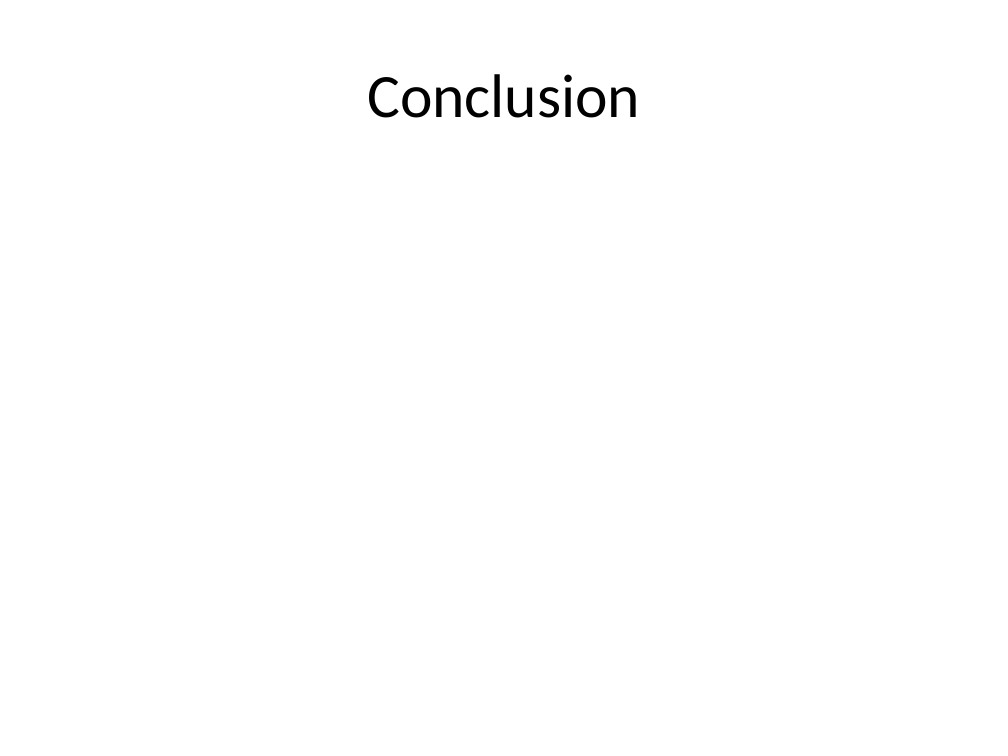
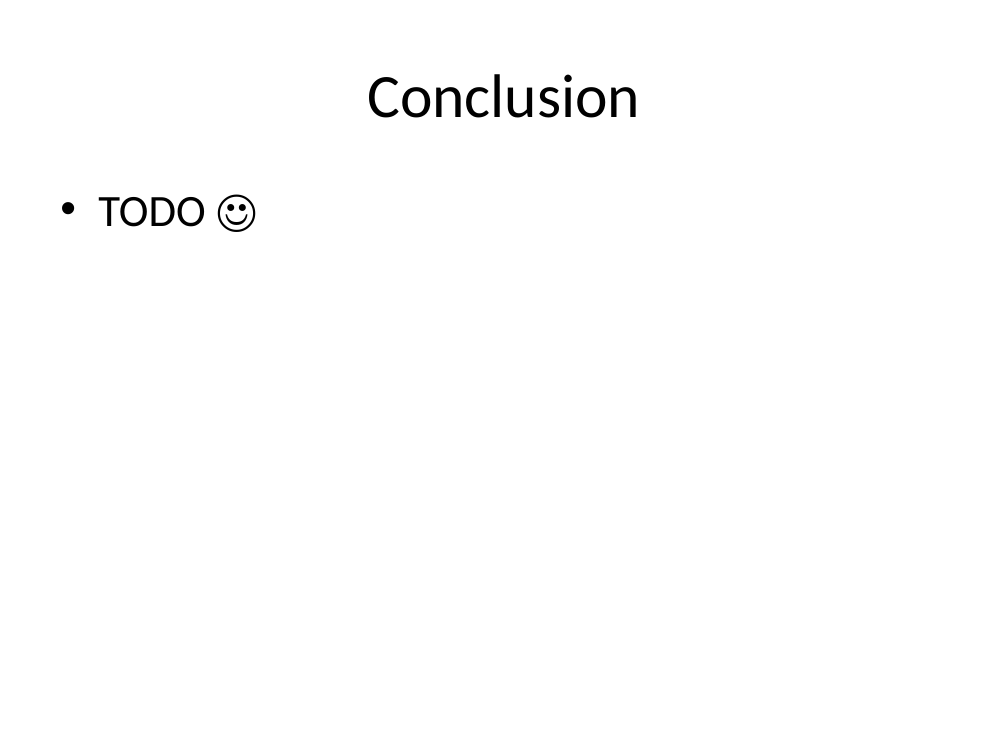
Before and after one commit to tsimbalar/DependencyInjectionTheRightWay, a slide deck: slide 43 of Dependency Injection - the right way.pptx (slide 42 before the commit). Drawn at 1008x756 pixels with LibreOffice and Linux fonts; fonts in the diff are those of the drawing. Boxes give left, top, right and bottom in pixels: in the first picture for what was removed or moved away, otherwise in the second. Text is boxed around its words. In the diff, an @@ line names an element or a change of style, - is before the commit and + after.

```diff
--- a/Dependency Injection - the right way.pptx
+++ b/Dependency Injection - the right way.pptx
@@ text added at [98, 197, 205, 227], 32 pt, text #000000 @@
+• TODO ☺
```
Also in this commit, not shown: 2 other slides changed, 4 slides added, 1 slide removed.
